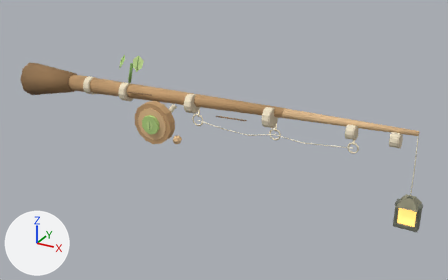
The glTF model assets/cozy_fishing_rods_approved_v1/villager_rod/model.glb: old version first, new version second.
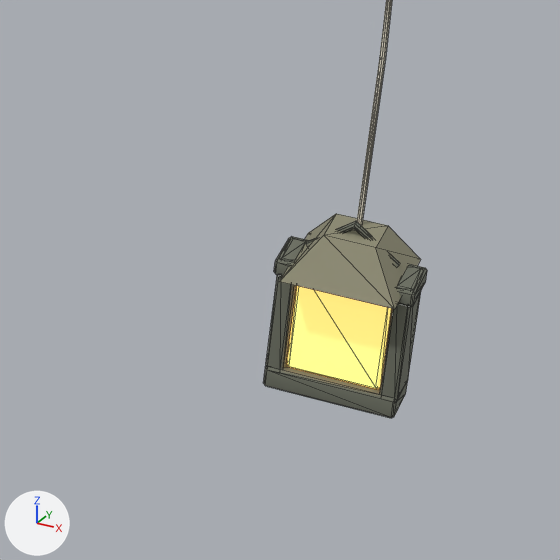
The first picture shows the older version from a 50 mm camera at (1.98, -3.32, 1.46) aimed at (0.16, -0.02, -0.19). The close-ups show the older and then the newer version on the part from 77% to 100% of the width and 55% to 92% of the height of that picture. Only the edits that show in the close-ups are written down. Every picture has the same lights, and +X, +Y and +Z are marked at lower left. The close-ups show mesh edges as thin lines. Where no turn or scale is listed for an object, it has been applied to the vertices.

In view in the first close-up: 'villager_rod_lantern_bottom_frame', 'villager_rod_lantern_glowing_window', 'villager_rod_lantern_left_frame', 'villager_rod_lantern_right_frame', 'villager_rod_lantern_roof', 'villager_rod_lantern_small_handle', 'villager_rod_lantern_top_lip', 'villager_rod_tip_drop_line'.
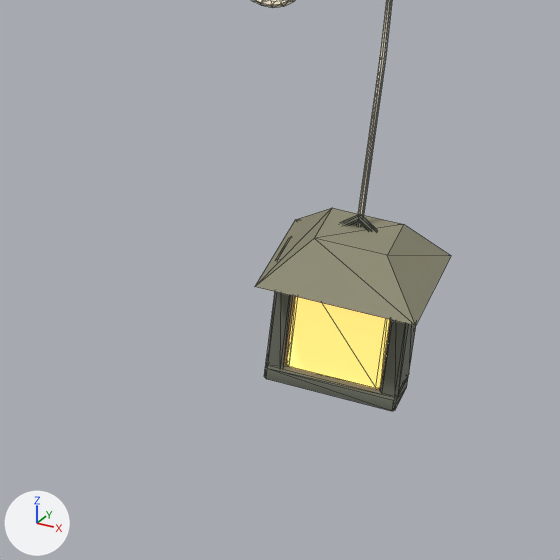
Pixel boxes [x1, y1, x2, y2] of what changed, in the close-ups (560 x 560 px):
```json
{"object": "villager_rod_lantern_roof", "change": "moved, rescaled", "before": [279, 214, 421, 309], "after": [255, 208, 451, 326], "on screen": "38% wider, 24% taller"}
{"object": "villager_rod_lantern_bottom_frame", "change": "moved, rescaled", "before": [264, 364, 408, 418], "after": [264, 364, 408, 411], "on screen": "13% shorter"}
{"object": "villager_rod_lantern_small_handle", "change": "moved", "before": [306, 221, 400, 267], "after": [341, 214, 376, 231]}
{"object": "villager_rod_small_rope_line_guide_3.001", "change": "added", "after": [252, 0, 295, 8]}
```

The change, as JSON lines over the scene's bpy script:
```json
{"op": "set", "path": "ob_villager_rod_lantern_small_handle.location", "old": "(0.0, 0.0, 0.0)", "new": "(0.0, 0.019, 0.0)"}
{"op": "set", "path": "ob_villager_rod_lantern_bottom_frame.location", "old": "(1.385, 0.02, -0.508)", "new": "(1.385, 0.018, -0.501)"}
{"op": "set", "path": "ob_villager_rod_lantern_bottom_frame.scale", "old": "(1.0, 1.0, 1.0)", "new": "(1.0, 1.0, 0.684)"}
{"op": "set", "path": "ob_villager_rod_lantern_roof.location", "old": "(1.385, 0.02, -0.342)", "new": "(1.389, 0.02, -0.342)"}
{"op": "set", "path": "ob_villager_rod_lantern_roof.scale", "old": "(1.0, 1.0, 1.0)", "new": "(1.39, 1.39, 1.0)"}
{"op": "add", "block": "ob_villager_rod_small_rope_line_guide_3_001", "code": ["ob_villager_rod_small_rope_line_guide_3_001 = bpy.data.objects.new('villager_rod_small_rope_line_guide_3.001', me_villager_rod_small_rope_line_guide_3mesh.copy())  # the mesh of ob_villager_rod_small_rope_line_guide_3", "ob_villager_rod_small_rope_line_guide_3_001.location = (1.271, -0.026, -0.019)"]}
```
